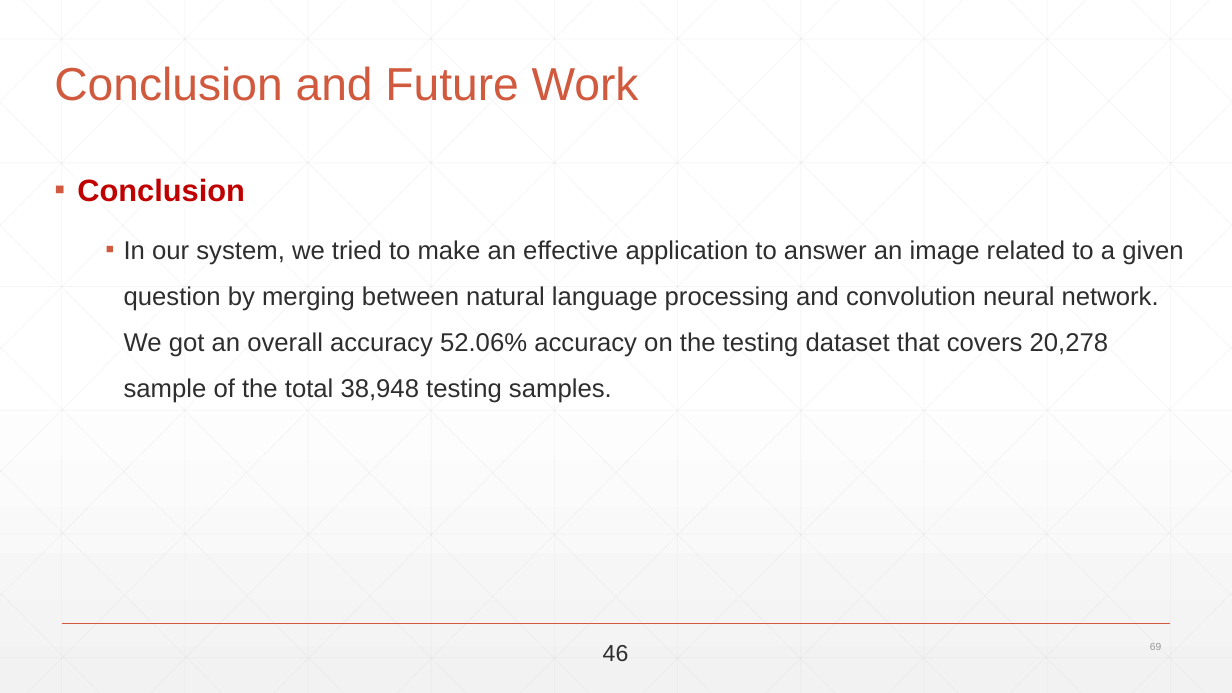
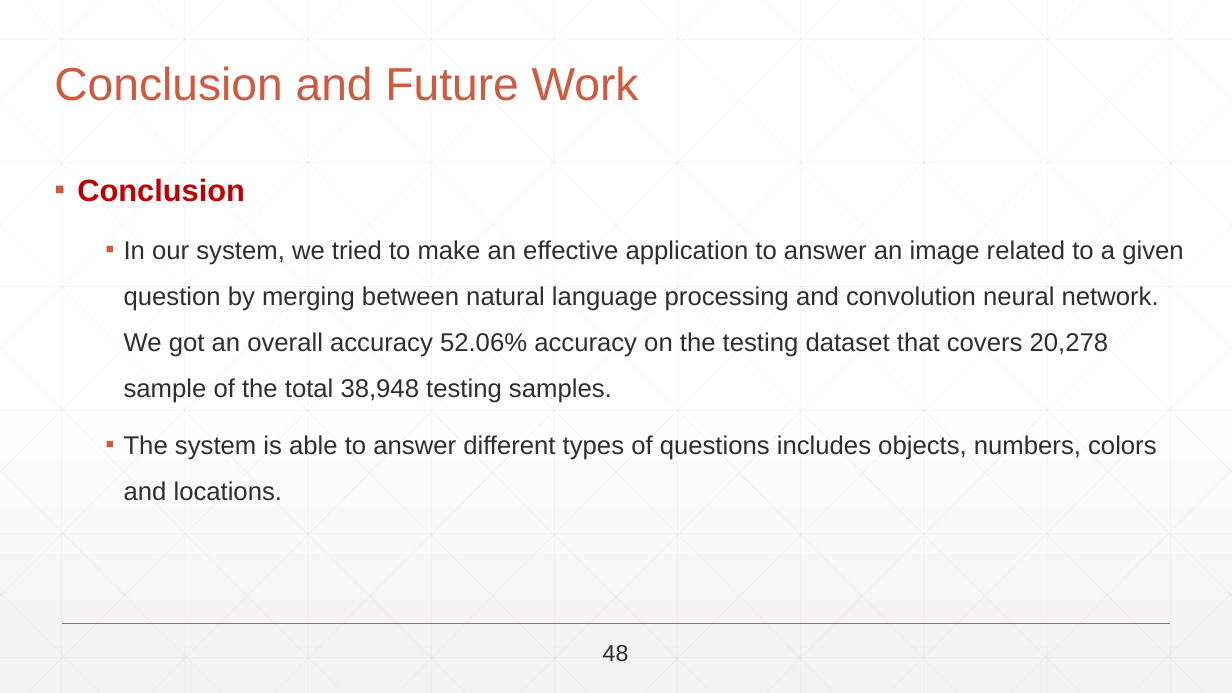
Before and after one commit to abdallahshaaban/Visual-Question-Answering, a slide deck: slide 71 of Seminars + Proposal + Documentation/Final Seminar/Visual-QA-Final-Seminar-2017.pptx (slide 69 before the commit). Drawn at 1232x693 pixels with LibreOffice and Linux fonts; fonts in the diff are those of the drawing. Boxes give left, top, right and bottom in pixels: in the first picture for what was removed or moved away, otherwise in the second. Text is boxed around its words. In the diff, an @@ line names an element or a change of style, - is before the commit and + after.

```diff
--- a/Seminars + Proposal + Documentation/Final Seminar/Visual-QA-Final-Seminar-2017.pptx
+++ b/Seminars + Proposal + Documentation/Final Seminar/Visual-QA-Final-Seminar-2017.pptx
@@ text at [124,435,1157,501]: paragraph added @@
+    ▪ The system is able to answer different types of questions includes objects, numbers, colors and locations.
@@ text at [603,645,629,661]: text changed @@
-46
+48
@@ page number removed at [1150,643,1161,650] @@
-69
```
Also in this commit, not shown: 62 other slides changed, 2 slides added, 1 slide removed.
